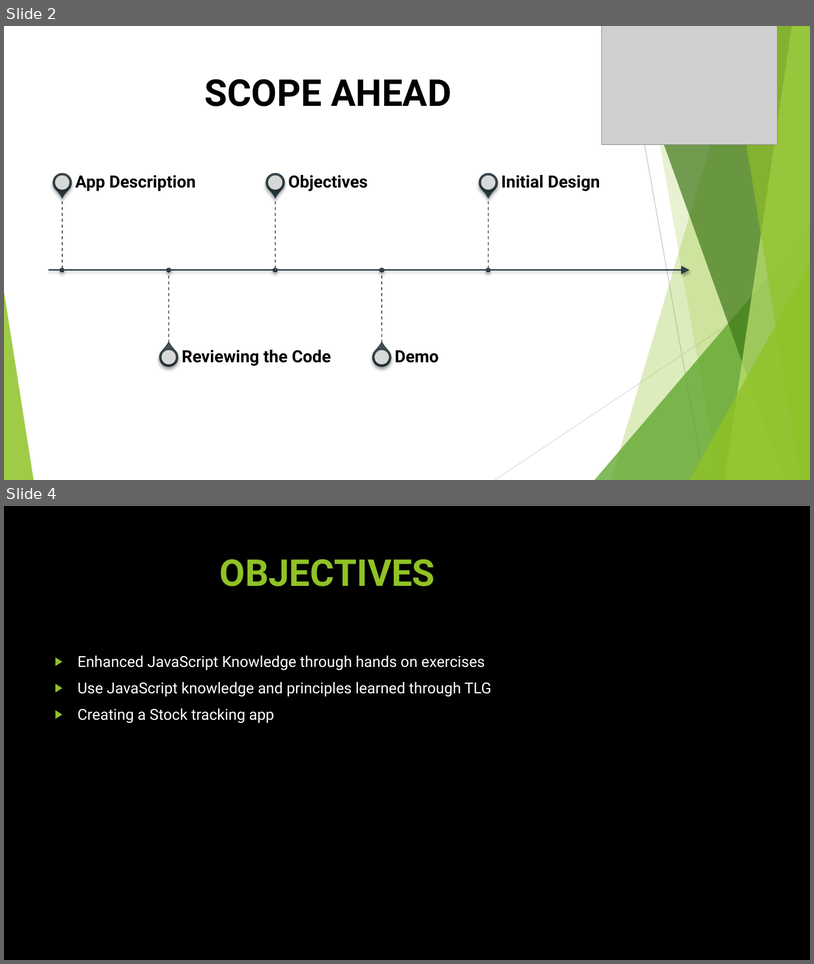
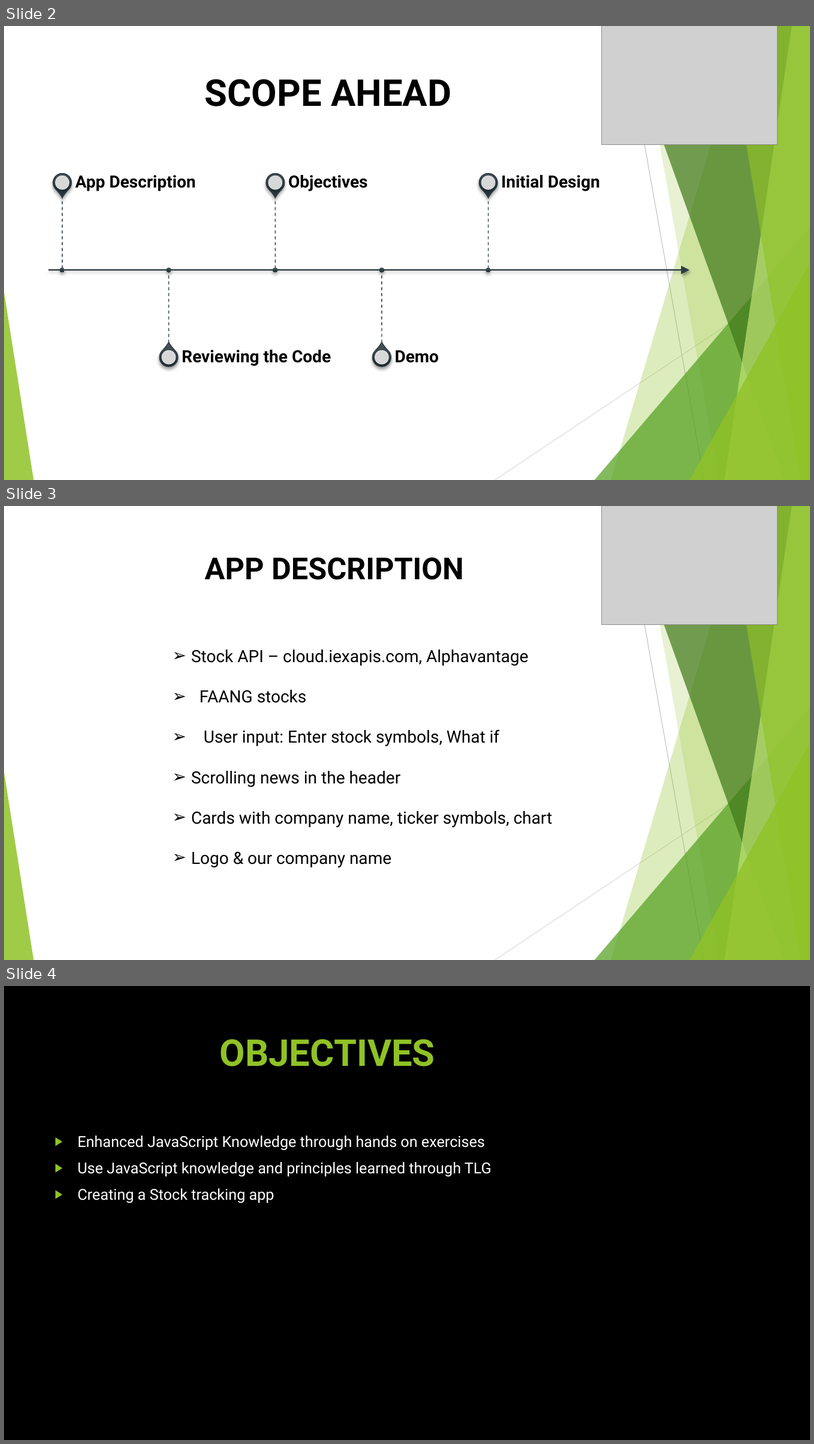
Before and after one commit to Gany-Mede/muna-investments, a slide deck: MUNA INVESTMENT GROUP.pptx. Shown one above the other, each under a label of ours: slides 2 and 4 before the commit, slides 2, 3 and 4 after it; the slides between them are not shown. The pictures are 814x964 and 814x1444 pixels, drawn with LibreOffice and Linux fonts; fonts in the diff are those of the drawing; grey boxes stand for pictures; background and template pictures are left out. Boxes give left, top, right and bottom in pixels: in the first picture for what was removed or moved away, otherwise in the second. Text is boxed around its words. In the diff, an @@ line names an element or a change of style, - is before the commit and + after.

```diff
--- a/MUNA INVESTMENT GROUP.pptx
+++ b/MUNA INVESTMENT GROUP.pptx
@@ slide 3 added at (x1=4, y1=506, x2=810, y2=960), background picture (left out); not listed: 8 template elements that a slide beside it also shows @@
@@ picture added at (x1=602, y1=506, x2=779, y2=625) @@
@@ line added from (624, 506) to (705, 960), #BFBFBF 0.75 pt @@
@@ title added at (x1=205, y1=557, x2=464, y2=580), 36 pt, text #000000, bold @@
+APP DESCRIPTION
@@ text added at (x1=191, y1=649, x2=553, y2=867), 20 pt, text #000000 @@
+➢ Stock API – cloud.iexapis.com, Alphavantage
+➢ FAANG stocks
+➢ User input: Enter stock symbols, What if
+➢ Scrolling news in the header
+➢ Cards with company name, ticker symbols, chart
+➢ Logo & our company name
@@ line added from (810, 750) to (495, 960), #D9D9D9 0.75 pt @@
```
Also in this commit, not shown: 1 slide changed, 1 other slide added, 2 slides removed.
